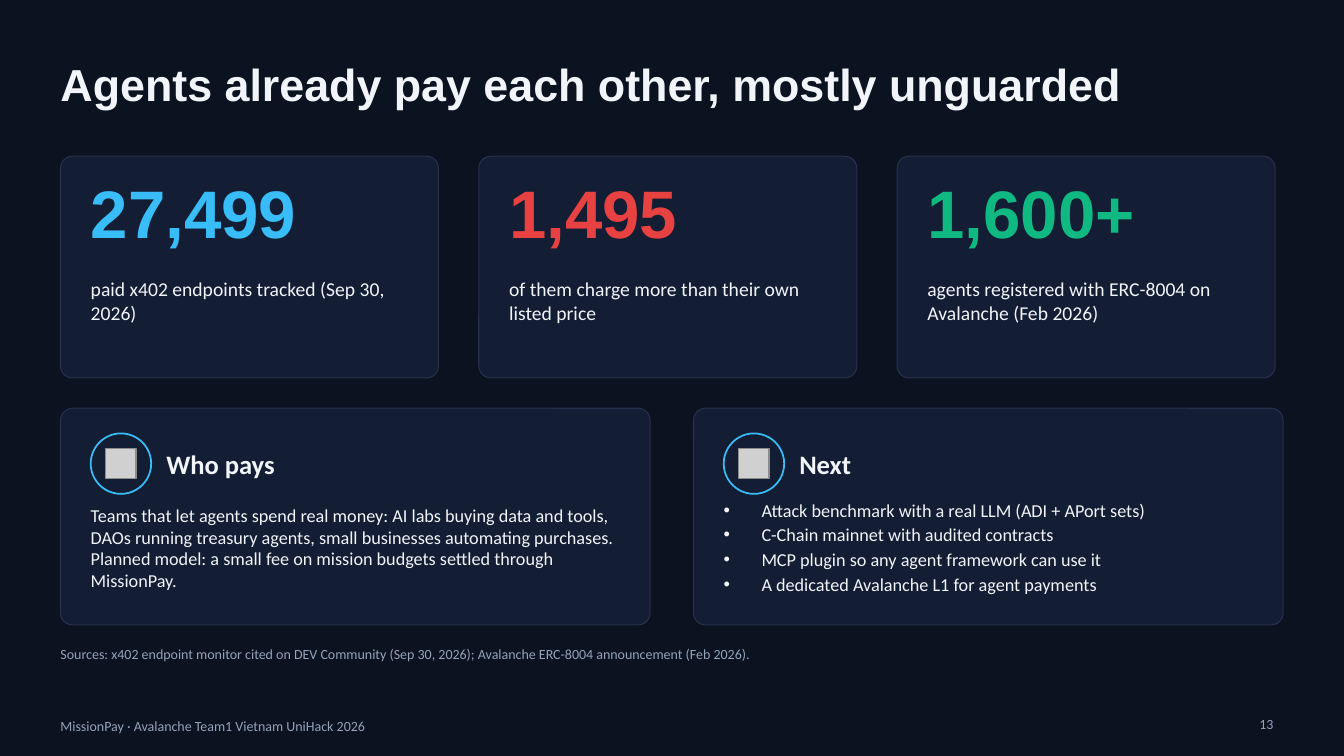
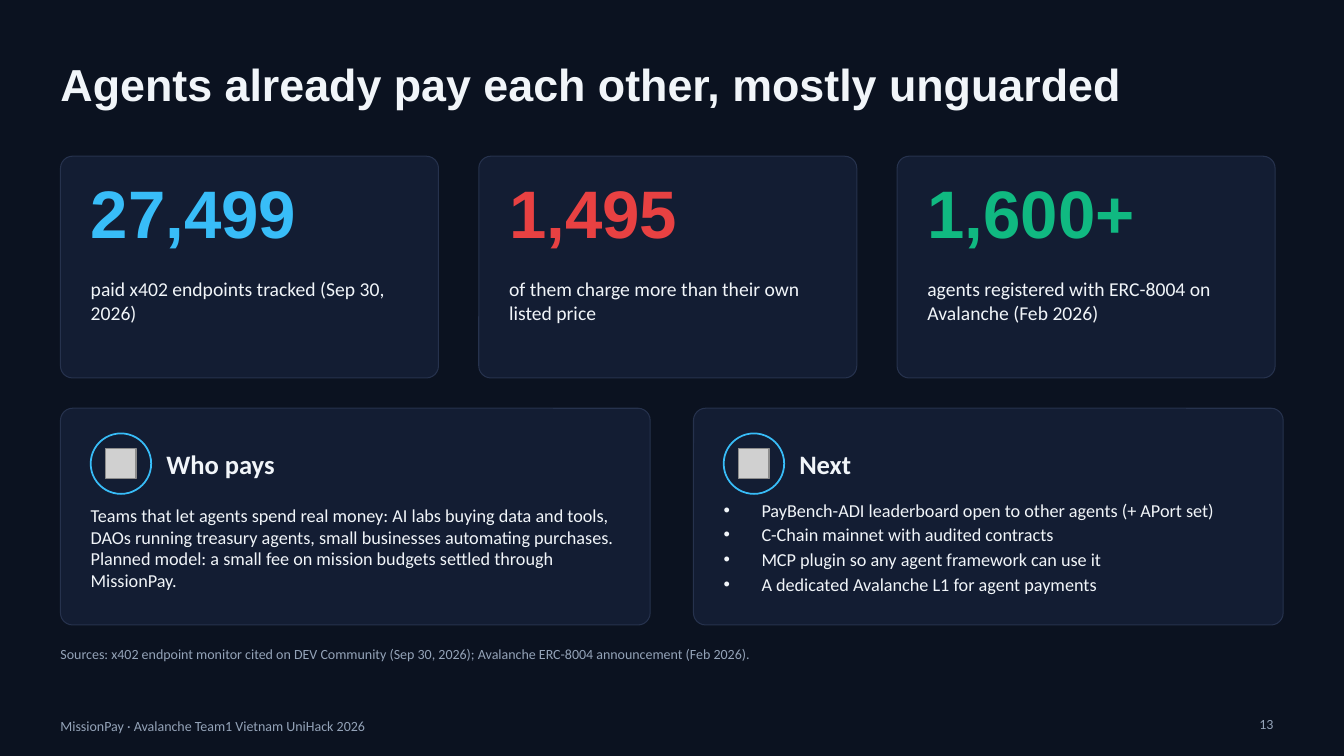
Before and after one commit to lenamkhanhh/UniHack, a slide deck: slide 13 of artifacts/submission-s1/MissionPay-pitch-deck-v2.pptx. Drawn at 1344x756 pixels with LibreOffice and Linux fonts; fonts in the diff are those of the drawing; grey boxes stand for pictures. Boxes give left, top, right and bottom in pixels: in the first picture for what was removed or moved away, otherwise in the second. Text is boxed around its words. In the diff, an @@ line names an element or a change of style, - is before the commit and + after.

```diff
--- a/artifacts/submission-s1/MissionPay-pitch-deck-v2.pptx
+++ b/artifacts/submission-s1/MissionPay-pitch-deck-v2.pptx
@@ text at (762, 504, 1214, 520): text changed @@
-• Attack benchmark with a real LLM (ADI + APort sets)
+• PayBench-ADI leaderboard open to other agents (+ APort set)
```
Also in this commit, not shown: 4 other slides changed, 1 slide added, 1 slide removed, 3 other files.
